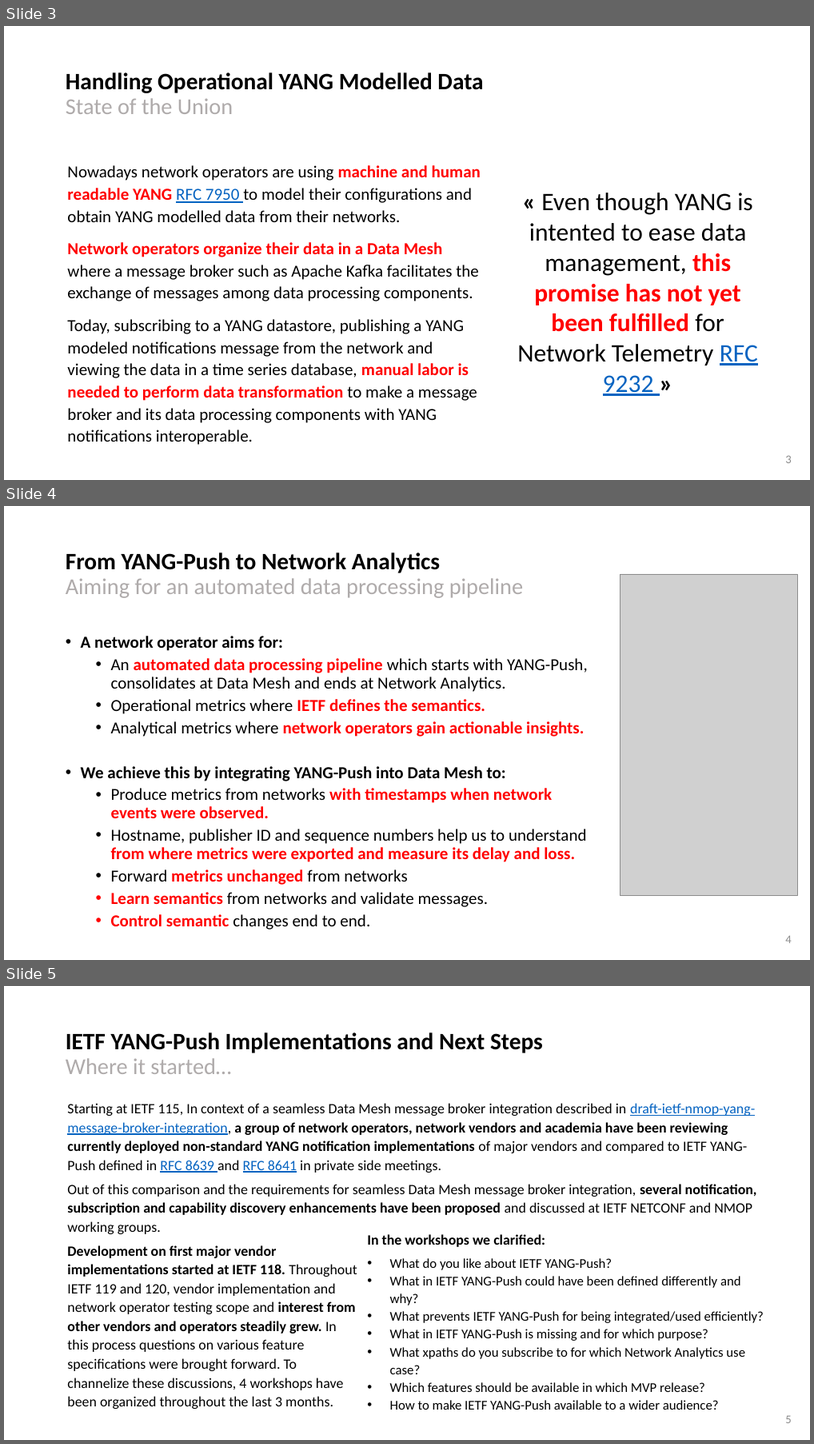
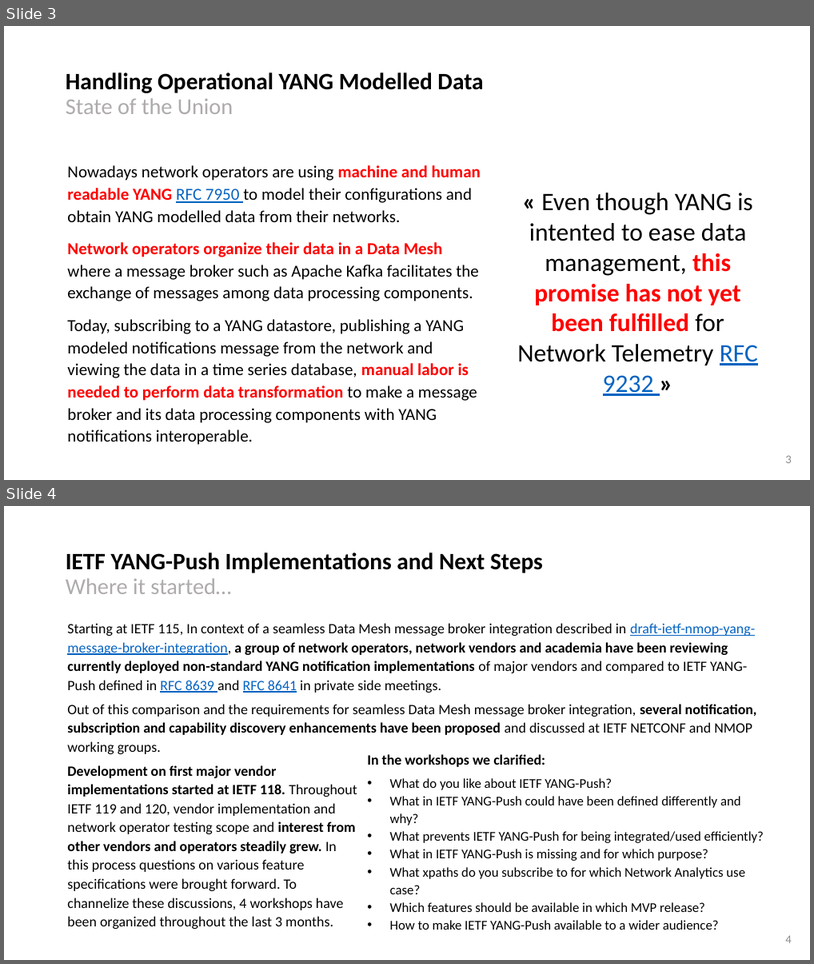
Before and after one commit to network-analytics/ietf-network-analytics-document-status, a slide deck: 122/NEMOPS/IAB NEMOPS - YANG-Push - Agile Incremental Driven Development.pptx. Shown one above the other, each under a label of ours: slides 3, 4 and 5 before the commit, slides 3 and 4 after it. The pictures are 814x1444 and 814x964 pixels, drawn with LibreOffice and Linux fonts; fonts in the diff are those of the drawing; grey boxes stand for pictures. Boxes give left, top, right and bottom in pixels: in the first picture for what was removed or moved away, otherwise in the second. Text is boxed around its words. In the diff, an @@ line names an element or a change of style, - is before the commit and + after.

```diff
--- a/122/NEMOPS/IAB NEMOPS - YANG-Push - Agile Incremental Driven Development.pptx
+++ b/122/NEMOPS/IAB NEMOPS - YANG-Push - Agile Incremental Driven Development.pptx
@@ slide 4 removed at (4,506,810,960), background #FFFFFF @@
@@ title removed at (66,552,523,598) @@
-From YANG-Push to Network Analytics
-Aiming for an automated data processing pipeline
@@ picture removed at (621,574,798,895) @@
@@ text removed at (81,636,588,907) @@
-• A network operator aims for:
-  • An automated data processing pipeline which starts with YANG-Push, consolidates at Data Mesh and ends at Network Analytics.
-  • Operational metrics where IETF defines the semantics.
-  • Analytical metrics where network operators gain actionable insights.
-• We achieve this by integrating YANG-Push into Data Mesh to:
-  • Produce metrics from networks with timestamps when network events were observed.
-  • Hostname, publisher ID and sequence numbers help us to understand from where metrics were exported and measure its delay and loss.
-  • Forward metrics unchanged from networks
-  • Learn semantics from networks and validate messages.
-  • Control semantic changes end to end.
@@ page number removed at (786,935,791,943) @@
-4
@@ what was slide 5 is now slide 4 @@
@@ page number at (786,935,791,943): text changed @@
-5
+4
```
Also in this commit, not shown: 3 slides changed, 1 other file.
